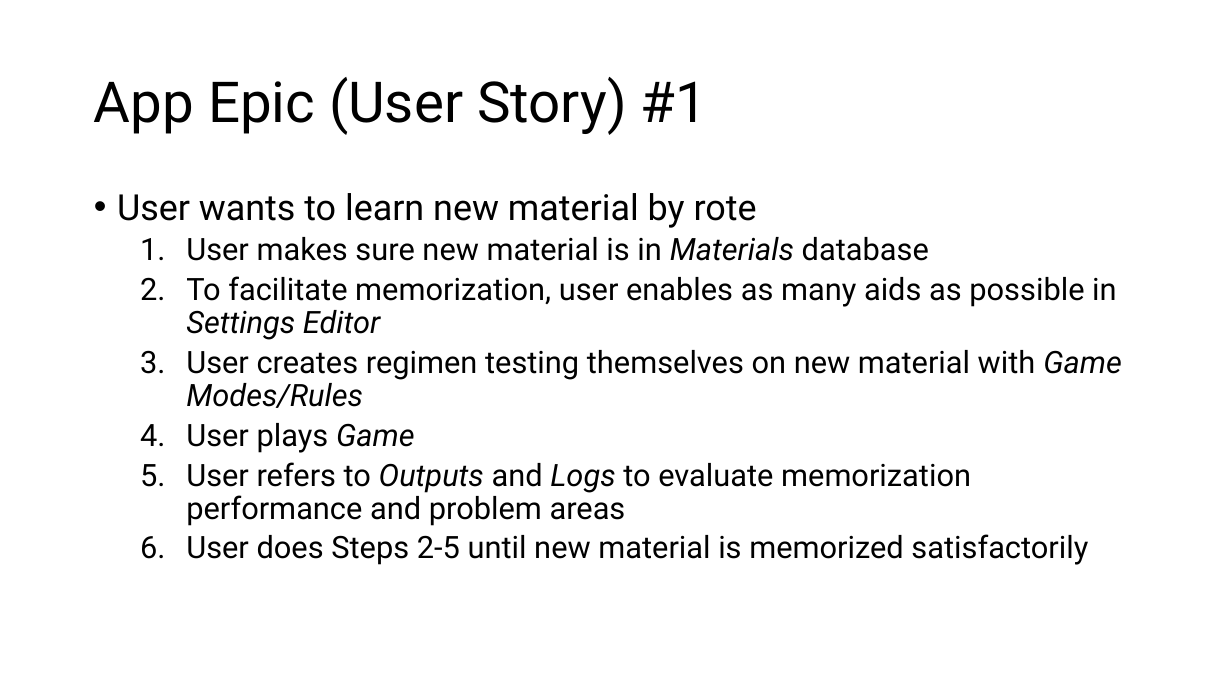
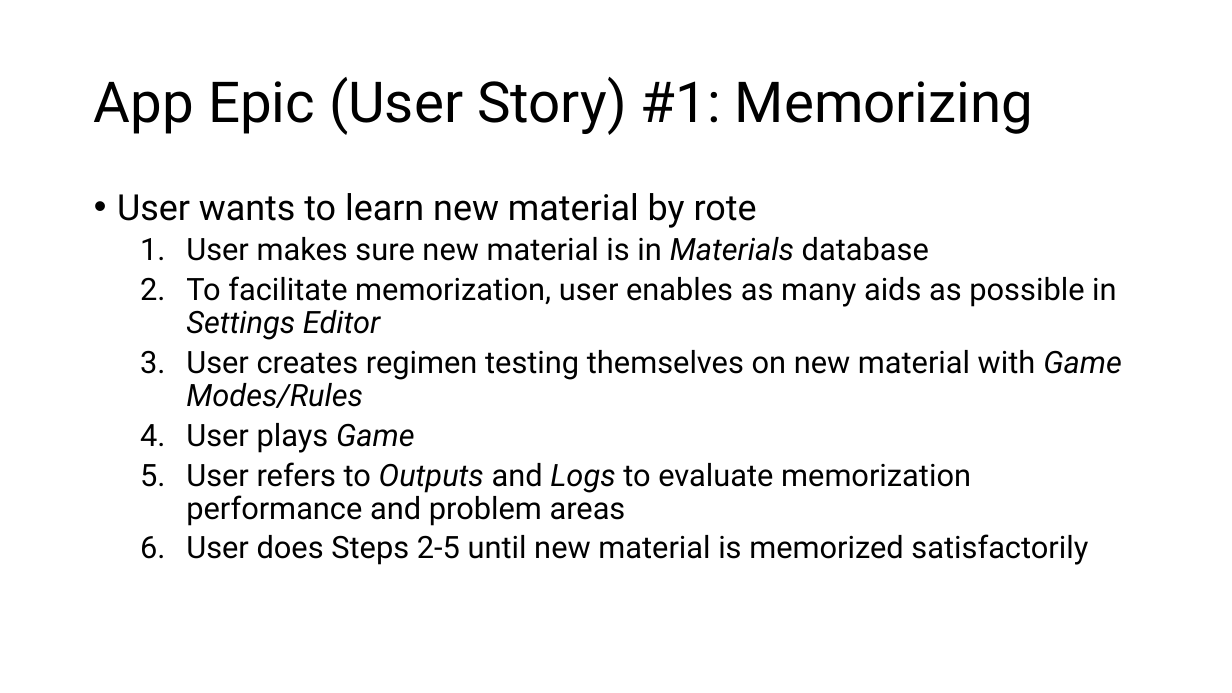
Before and after one commit to dabrygo/bmc, a slide deck: slide 3 of doc/bmc-system-charts.pptx. Drawn at 1232x693 pixels with LibreOffice and Linux fonts; fonts in the diff are those of the drawing. Boxes give left, top, right and bottom in pixels: in the first picture for what was removed or moved away, otherwise in the second. Text is boxed around its words. In the diff, an @@ line names an element or a change of style, - is before the commit and + after.

Commit message:
:memo: Add new user story to docs

```diff
--- a/doc/bmc-system-charts.pptx
+++ b/doc/bmc-system-charts.pptx
@@ title at box(94, 77, 1033, 135): text changed @@
-App Epic (User Story) #1
+App Epic (User Story) #1: Memorizing
```
Also in this commit, not shown: 1 other slide changed, 1 slide added.
